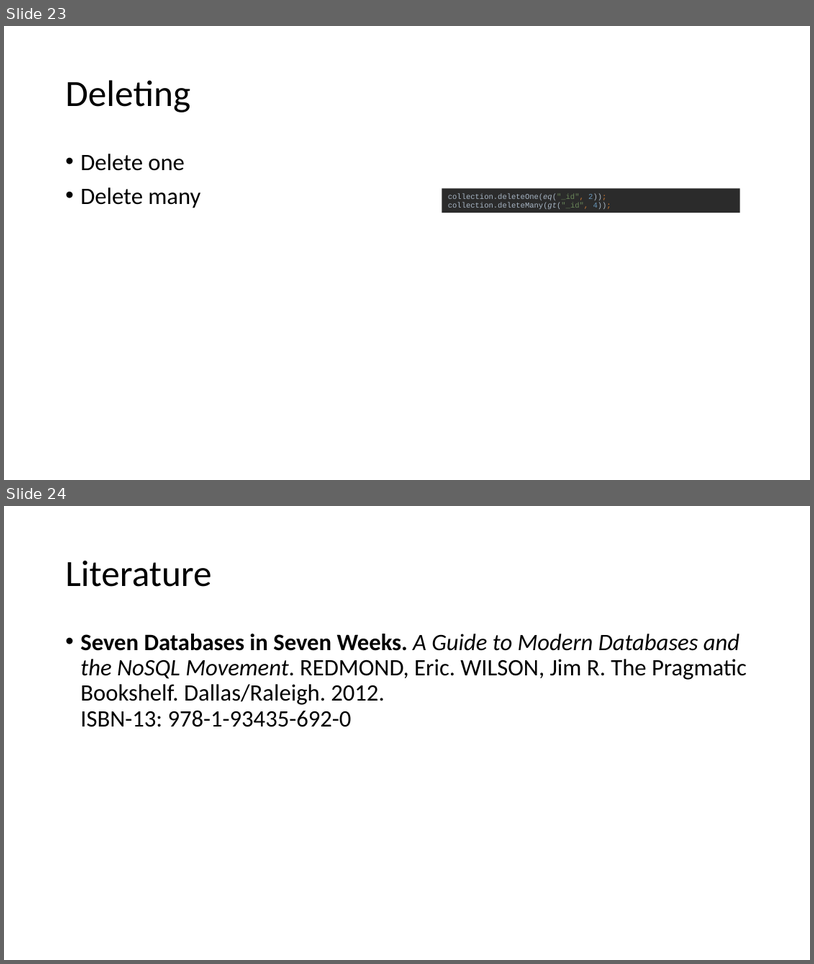
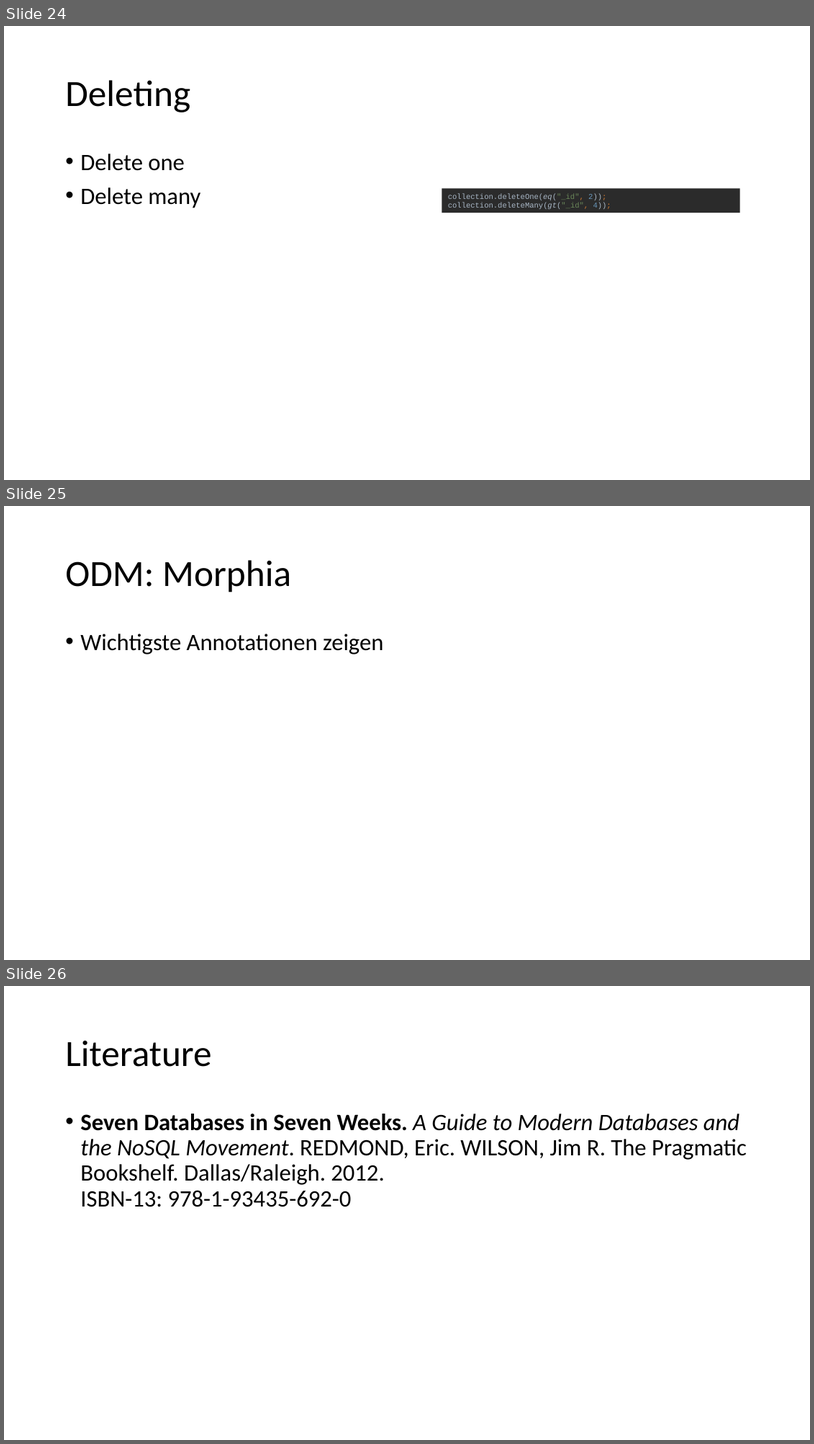
Before and after one commit to tiefenauer/m101j, a slide deck: m101j.pptx. Shown one above the other, each under a label of ours: slides 23 and 24 before the commit, slides 24, 25 and 26 after it. The pictures are 814x964 and 814x1444 pixels, drawn with LibreOffice and Linux fonts; fonts in the diff are those of the drawing. Boxes give left, top, right and bottom in pixels: in the first picture for what was removed or moved away, otherwise in the second. Text is boxed around its words. In the diff, an @@ line names an element or a change of style, - is before the commit and + after.

```diff
--- a/m101j.pptx
+++ b/m101j.pptx
@@ slide 25 added at box(4, 506, 810, 960), background #FFFFFF @@
@@ title added at box(65, 560, 291, 592), 44 pt, text #000000 @@
+ODM: Morphia
@@ text added at box(80, 633, 383, 654), 28 pt, text #000000 @@
+• Wichtigste Annotationen zeigen
@@ what was slide 23 is now slide 24 @@
@@ what was slide 24 is now slide 26 @@
```
Also in this commit, not shown: 3 slides changed, 1 other slide added.
